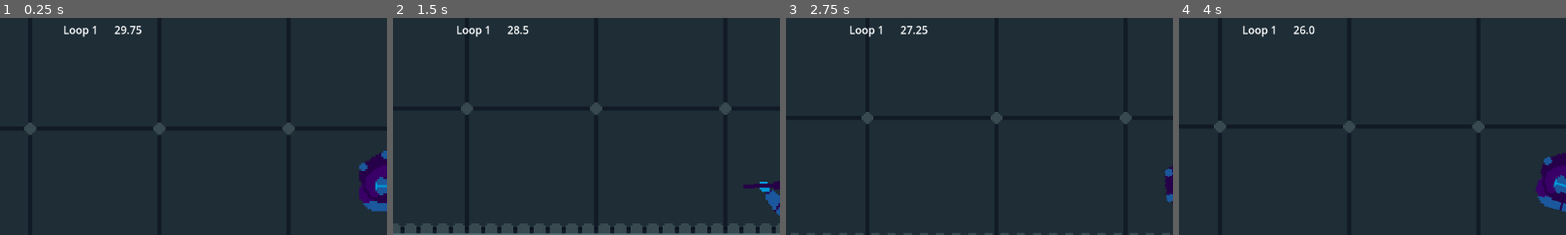
Above: before the commit, frames 1-4 (left to right).
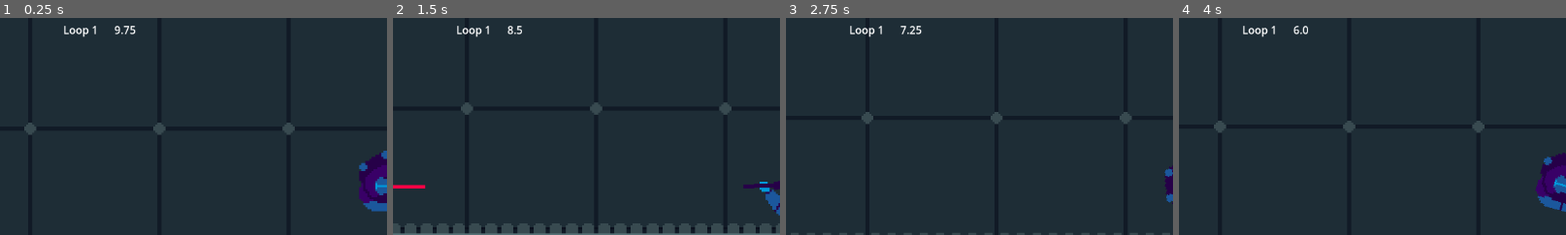
Above: after the commit, the same moments.

Repository: AthertonRoamer/GMTK25
Game: Godot game, scene res://framework/main/main.tscn
Same seed, same stepped clock (60 frames per second), same inputs: the game is played once before the commit and once after it.
Inputs (mouse positions are % of the whole screen's width and height, from its top left):
- Up to frame 1 (0.25 s): no input
- Up to frame 2 (1.5 s): tap Enter at 0.5 s; move the mouse to (72, 45) at 0.52 s; press the mouse at (72, 45) at 0.53 s; hold D (walk_right) 0.53-1.28 s; move the mouse to (30, 55) at 1.27 s; release the mouse at (30, 55) at 1.28 s; hold S (walk_down) from 1.28 s (still down); click (30, 55) at 1.35 s
- Up to frame 3 (2.75 s): move the mouse to (60, 28) at 2.02 s; release S (walk_down) at 2.03 s; press the mouse at (60, 28) at 2.03 s; hold D (walk_right) from 2.03 s (still down); tap W (significant_input) at 2.1 s
- Up to frame 4 (4 s): move the mouse to (45, 70) at 2.77 s; release the mouse at (45, 70) at 2.78 s; click (45, 70) at 2.85 s; move the mouse to (80, 65) at 3.52 s; release D (walk_right) at 3.53 s; press the mouse at (80, 65) at 3.53 s; hold A (walk_left) from 3.53 s (still down)
The pictures show only the part of the screen within x 0-50%, y 12-61%; the shares and areas given below are measured in that part.

The runs differ from the first frame. In frame 1, 0.2% of the frame differs, in the area x 29-37%, y 3-8%; in frame 2, 0.3%, in the area x 0-36%, y 3-79%; in frame 3, 0.2%; in frame 4, 0.2%.

Commit message:
added gun

Diff:
--- a/gmtk25/levels/custom_level.gd
+++ b/gmtk25/levels/custom_level.gd
@@ -30,3 +30,10 @@
 		add_child(loop_manager)
 		push_warning("No loop manager set in level, loading generic one")
 	loop_manager.run_next_loop()
+
+
+func get_map() -> Map:
+	if loop_manager and loop_manager.map:
+		return loop_manager.map
+	else:
+		return null
--- a/gmtk25/levels/maps/map.gd
+++ b/gmtk25/levels/maps/map.gd
@@ -7,4 +7,5 @@
 
 func set_players_active(p_active : bool) -> void:
 	for player in players:
-		player.active = p_active
+		if is_instance_valid(player):
+			player.active = p_active
--- a/gmtk25/levels/test/test_level_1.tscn
+++ b/gmtk25/levels/test/test_level_1.tscn
@@ -4,4 +4,4 @@
 
 [node name="TestLevel1" type="Node2D"]
 script = ExtResource("1_2v3iu")
-loop_time = 30.0
+loop_time = 10.0
--- a/gmtk25/loop_system/loop_manager.gd
+++ b/gmtk25/loop_system/loop_manager.gd
@@ -92,7 +92,7 @@
 	map.set_players_active(false)
 	map.active = false
 	if is_instance_valid(current_player):
-		print("loop manager snagging record")
+		#print("loop manager snagging record")
 		submit_input_record(current_player.input_record)
 	loop_ended.emit()
 	if current_loop == loops_allowed:
--- a/gmtk25/player/player.gd
+++ b/gmtk25/player/player.gd
@@ -48,7 +48,7 @@
 var input_record_read_index : int = 0
 
 func _ready() -> void:
-	add_to_group("damagable")
+	add_to_group("damageable")
 	if set_current_friction_from_slow_down_time:
 		#250 px/sec 250 px/sec / 1 sec = 250 px / sec /sec
 		current_friction = walk_max_speed / current_slow_down_time
@@ -61,6 +61,7 @@
 	if current:
 		input_record = InputRecord.new()
 		input_record.loop_index = Main.level.loop_manager.current_loop
+		$Camera2D.enabled = true
 	else:
 		$Camera2D.enabled = false
 		modulate = Color(Color.WHITE, 0.5)
@@ -171,11 +172,11 @@
 
 
 func take_primary_action(_global_mouse_position : Vector2) -> void:
-	#print("fire")
-	pass
+	$StandardGun.projectile_direction = Vector2.UP	.rotated(rotation)
+	$StandardGun.fire()
 
 
-func take_damage(dmg : float) -> void:
+func take_damage(dmg : float, _damage_type) -> void:
 	health -= dmg
 
 
@@ -185,5 +186,5 @@
 
 func _exit_tree() -> void:
 	if current:
-		print("player submitting record")
+		#print("player submitting record")
 		Main.level.loop_manager.submit_input_record(input_record)
--- a/gmtk25/player/player.tscn
+++ b/gmtk25/player/player.tscn
@@ -1,7 +1,9 @@
-[gd_scene load_steps=5 format=3 uid="uid://bql7743e7e2in"]
+[gd_scene load_steps=7 format=3 uid="uid://bql7743e7e2in"]
 
 [ext_resource type="Script" uid="uid://dyq28pqep14p8" path="res://player/player.gd" id="1_oul6g"]
 [ext_resource type="Texture2D" uid="uid://d0vyncuy087pt" path="res://assets/player_ss.png" id="2_rkbax"]
+[ext_resource type="Script" uid="uid://bgavaplceo5ej" path="res://player/standard_gun.gd" id="3_yw30f"]
+[ext_resource type="PackedScene" uid="uid://jnajxsxwxoer" path="res://projectile/smg_bullet.tscn" id="4_qjkh3"]
 
 [sub_resource type="CircleShape2D" id="CircleShape2D_g1dw6"]
 radius = 13.0
@@ -10,7 +12,7 @@
 radius = 2.23607
 
 [node name="Player" type="CharacterBody2D"]
-collision_layer = 0
+collision_layer = 2
 motion_mode = 1
 script = ExtResource("1_oul6g")
 
@@ -33,3 +35,9 @@
 physics_interpolation_mode = 2
 zoom = Vector2(3, 3)
 position_smoothing_enabled = true
+
+[node name="StandardGun" type="Node2D" parent="." node_paths=PackedStringArray("fire_position_node")]
+position = Vector2(7, -33)
+script = ExtResource("3_yw30f")
+projectile_scene = ExtResource("4_qjkh3")
+fire_position_node = NodePath(".")
--- /dev/null
+++ b/gmtk25/player/standard_gun.gd
@@ -0,0 +1,12 @@
+class_name StandardGun
+extends ProjectileHandler
+
+var target_position : Vector2
+
+func set_up_projectile() -> Projectile:
+	var new_projectile : Projectile = projectile_scene.instantiate()
+	new_projectile.global_position = get_fire_position()
+	new_projectile.direction = projectile_direction
+	new_projectile.rotation = new_projectile.direction.angle()
+	new_projectile.wielder = get_parent()
+	return new_projectile
--- a/gmtk25/project.godot
+++ b/gmtk25/project.godot
@@ -57,6 +57,11 @@
 ]
 }
 
+[layer_names]
+
+2d_physics/layer_1="Obstacles"
+2d_physics/layer_2="Players"
+
 [physics]
 
 common/physics_jitter_fix=0.0
--- /dev/null
+++ b/gmtk25/projectile/projectile.gd
@@ -0,0 +1,74 @@
+class_name Projectile
+extends Area2D
+
+@export var direction : Vector2
+@export var speed : float
+@export var damage : int
+@export var damage_type : String
+@export var wielder : Node2D
+@export var extinguish_on_impact : bool
+@export var extinguish_on_effect_body : bool
+@export var duration_timer : Timer
+@export var duration : float = 0
+@export var impact_knockback : int = 300
+@export var gravity_accel : float = 35
+
+
+var hit_entities : Array[Node] = []
+var velocity : Vector2
+
+func _ready() -> void:
+	direction = direction.normalized()
+	velocity = direction * speed
+	if is_instance_valid(duration_timer) and duration > 0:
+		duration_timer.wait_time = duration
+		duration_timer.timeout.connect(_on_duration_timer_timeout)
+		duration_timer.start()
+	body_entered.connect(_on_body_entered)
+	for body in get_overlapping_bodies():
+		if not hit_entities.has(body) and body != wielder:
+			effect_body(body)
+		if extinguish_on_impact:
+			extinguish()
+
+
+func _on_body_entered(body : Node2D) -> void:
+	if not hit_entities.has(body) and body != wielder:
+		effect_body(body)
+	if extinguish_on_impact and body != wielder:
+		extinguish()
+
+
+func effect_body(body : Node2D) -> void:
+	var extinguish_triggered : bool = false
+	if body.is_in_group("damageable"):
+		body.take_damage(damage, damage_type)
+		hit_entities.append(body)
+		extinguish_triggered = true
+	if body.is_in_group("knockable") and impact_knockback > 0:
+		body.take_knockback(impact_knockback * velocity.normalized())
+		extinguish_triggered = true
+	if extinguish_on_effect_body and extinguish_triggered:
+		extinguish()
+
+
+func _process(delta):
+	update_position(delta)
+
+
+func update_position(delta) -> void:
+	position += velocity * delta
+
+
+
+func update_position_with_gravity(delta) -> void:
+	velocity.y += gravity_accel
+	update_position(delta)
+
+
+func extinguish() -> void:
+	queue_free()
+
+
+func _on_duration_timer_timeout() -> void:
+	extinguish()
--- /dev/null
+++ b/gmtk25/projectile/projectile_handler.gd
@@ -0,0 +1,46 @@
+class_name ProjectileHandler
+extends Node2D
+
+@export var projectile_scene : PackedScene #should extend Projectile
+@export var fire_position_node : Node2D
+
+var projectile_direction : Vector2 = Vector2.RIGHT
+
+var firing_constantly : bool = false
+
+func set_up_projectile() -> Projectile:
+	var new_projectile : Projectile = projectile_scene.instantiate()
+	new_projectile.global_position = get_fire_position()
+	new_projectile.direction = projectile_direction
+	return new_projectile
+
+
+func fire() -> void:
+	if can_fire():
+		fire_projectile()
+
+
+func fire_projectile() -> void:
+	var new_projectile = set_up_projectile()
+	Main.level.get_map().add_child(new_projectile)
+
+
+func get_fire_position() -> Vector2:
+	return fire_position_node.global_position
+
+
+func can_fire() -> bool:
+	return true
+
+
+func begin_firing_constantly() -> void:
+	firing_constantly = true
+
+
+func stop_firing_constantly() -> void:
+	firing_constantly = false
+
+
+func _process(_delta: float) -> void:
+	if firing_constantly:
+		fire()
--- /dev/null
+++ b/gmtk25/projectile/smg_bullet.gd
@@ -0,0 +1,29 @@
+extends Projectile
+class_name SmgBullet
+
+var dying : bool = false
+
+func extinguish() -> void:
+	$AnimationPlayer.play("blow up")
+	dying = true
+
+
+func update_position(delta) -> void:
+	if !dying:
+		position += velocity * delta
+	else:
+		velocity = Vector2.ZERO
+
+
+func _on_animation_player_animation_finished(_anim_name: StringName) -> void:
+	queue_free()
+
+
+func effect_body(body : Node2D) -> void:
+	var extinguish_triggered : bool = false
+	if body.is_in_group("damageable"):
+		body.take_damage(damage, damage_type)
+		hit_entities.append(body)
+		extinguish_triggered = true
+	if extinguish_on_effect_body and extinguish_triggered:
+		extinguish()
--- /dev/null
+++ b/gmtk25/projectile/smg_bullet.tscn
@@ -0,0 +1,197 @@
+[gd_scene load_steps=19 format=3 uid="uid://jnajxsxwxoer"]
+
+[ext_resource type="Script" uid="uid://dbw3wa6fmav0i" path="res://projectile/smg_bullet.gd" id="1_7oadl"]
+[ext_resource type="Texture2D" uid="uid://bkjc81nmv486g" path="res://projectile/Projectiles.png" id="2_q0c1d"]
+
+[sub_resource type="CapsuleShape2D" id="CapsuleShape2D_daedc"]
+radius = 2.0
+height = 50.0
+
+[sub_resource type="CanvasItemMaterial" id="CanvasItemMaterial_g0ebo"]
+particles_animation = true
+particles_anim_h_frames = 8
+particles_anim_v_frames = 2
+particles_anim_loop = false
+
+[sub_resource type="Curve" id="Curve_n0d7x"]
+_data = [Vector2(0, 1), 0.0, 0.0, 0, 0, Vector2(0.653333, 0), 0.0, 0.0, 0, 0]
+point_count = 2
+
+[sub_resource type="CurveTexture" id="CurveTexture_iwvrl"]
+curve = SubResource("Curve_n0d7x")
+
+[sub_resource type="ParticleProcessMaterial" id="ParticleProcessMaterial_1brg8"]
+particle_flag_disable_z = true
+direction = Vector3(-1, 0, 0)
+spread = 2.528
+initial_velocity_min = 102.15
+initial_velocity_max = 215.05
+gravity = Vector3(0, 0, 0)
+alpha_curve = SubResource("CurveTexture_iwvrl")
+
+[sub_resource type="CanvasItemMaterial" id="CanvasItemMaterial_61q2t"]
+particles_animation = true
+particles_anim_h_frames = 8
+particles_anim_v_frames = 2
+particles_anim_loop = false
+
+[sub_resource type="Animation" id="Animation_vjwq2"]
+length = 0.001
+tracks/0/type = "value"
+tracks/0/imported = false
+tracks/0/enabled = true
+tracks/0/path = NodePath("hit:emitting")
+tracks/0/interp = 1
+tracks/0/loop_wrap = true
+tracks/0/keys = {
+"times": PackedFloat32Array(0),
+"transitions": PackedFloat32Array(1),
+"update": 1,
+"values": [false]
+}
+tracks/1/type = "value"
+tracks/1/imported = false
+tracks/1/enabled = true
+tracks/1/path = NodePath("Sprite2D:visible")
+tracks/1/interp = 1
+tracks/1/loop_wrap = true
+tracks/1/keys = {
+"times": PackedFloat32Array(0),
+"transitions": PackedFloat32Array(1),
+"update": 1,
+"values": [true]
+}
+
+[sub_resource type="Animation" id="Animation_y67cr"]
+resource_name = "blow up"
+length = 0.3
+tracks/0/type = "value"
+tracks/0/imported = false
+tracks/0/enabled = true
+tracks/0/path = NodePath("hit:emitting")
+tracks/0/interp = 1
+tracks/0/loop_wrap = true
+tracks/0/keys = {
+"times": PackedFloat32Array(0),
+"transitions": PackedFloat32Array(1),
+"update": 1,
+"values": [true]
+}
+tracks/1/type = "value"
+tracks/1/imported = false
+tracks/1/enabled = true
+tracks/1/path = NodePath("Sprite2D:visible")
+tracks/1/interp = 1
+tracks/1/loop_wrap = true
+tracks/1/keys = {
+"times": PackedFloat32Array(0),
+"transitions": PackedFloat32Array(1),
+"update": 1,
+"values": [false]
+}
+
+[sub_resource type="AnimationLibrary" id="AnimationLibrary_xhjti"]
+_data = {
+&"RESET": SubResource("Animation_vjwq2"),
+&"blow up": SubResource("Animation_y67cr")
+}
+
+[sub_resource type="CanvasItemMaterial" id="CanvasItemMaterial_3ctt8"]
+particles_animation = true
+particles_anim_h_frames = 8
+particles_anim_v_frames = 1
+particles_anim_loop = false
+
+[sub_resource type="CompressedTexture2D" id="CompressedTexture2D_nalc4"]
+
+[sub_resource type="Gradient" id="Gradient_qq4gb"]
+colors = PackedColorArray(1, 1, 1, 1, 0.321728, 0.321728, 0.321728, 1)
+
+[sub_resource type="GradientTexture1D" id="GradientTexture1D_ov85m"]
+gradient = SubResource("Gradient_qq4gb")
+
+[sub_resource type="Curve" id="Curve_mxj4l"]
+_data = [Vector2(0.473333, 1), 0.0, 0.0, 0, 0, Vector2(1, 0), 0.0, 0.0, 0, 0]
+point_count = 2
+
+[sub_resource type="CurveTexture" id="CurveTexture_ioued"]
+curve = SubResource("Curve_mxj4l")
+
+[sub_resource type="ParticleProcessMaterial" id="ParticleProcessMaterial_54rnq"]
+particle_flag_disable_z = true
+spread = 180.0
+initial_velocity_min = 86.02
+initial_velocity_max = 150.54
+gravity = Vector3(0, 0, 0)
+damping_max = 100.0
+scale_curve = SubResource("CurveTexture_ioued")
+color_ramp = SubResource("GradientTexture1D_ov85m")
+
+[node name="smg_bullet" type="Area2D" node_paths=PackedStringArray("duration_timer")]
+collision_layer = 0
+collision_mask = 3
+script = ExtResource("1_7oadl")
+speed = 1600.0
+damage = 2
+extinguish_on_impact = true
+extinguish_on_effect_body = true
+duration_timer = NodePath("lifespan")
+duration = 10.0
+impact_knockback = 100
+
+[node name="Sprite2D" type="Sprite2D" parent="."]
+texture_filter = 1
+scale = Vector2(1.75, 1.75)
+texture = ExtResource("2_q0c1d")
+hframes = 8
+frame = 2
+
+[node name="CollisionShape2D" type="CollisionShape2D" parent="."]
+visible = false
+rotation = -1.5708
+shape = SubResource("CapsuleShape2D_daedc")
+
+[node name="lifespan" type="Timer" parent="."]
+
+[node name="GPUParticles2D" type="GPUParticles2D" parent="."]
+visible = false
+texture_filter = 1
+material = SubResource("CanvasItemMaterial_g0ebo")
+position = Vector2(-12, 0)
+amount = 32
+texture = ExtResource("2_q0c1d")
+lifetime = 0.3
+process_material = SubResource("ParticleProcessMaterial_1brg8")
+
+[node name="PointLight2D" type="PointLight2D" parent="."]
+visible = false
+material = SubResource("CanvasItemMaterial_61q2t")
+position = Vector2(18, 0)
+texture = ExtResource("2_q0c1d")
+
+[node name="AnimationPlayer" type="AnimationPlayer" parent="."]
+libraries = {
+&"": SubResource("AnimationLibrary_xhjti")
+}
+
+[node name="hit" type="GPUParticles2D" parent="."]
+z_index = 10
+z_as_relative = false
+texture_filter = 1
+material = SubResource("CanvasItemMaterial_3ctt8")
+position = Vector2(21, 0)
+scale = Vector2(0.5, 0.295)
+emitting = false
+amount = 24
+texture = SubResource("CompressedTexture2D_nalc4")
+one_shot = true
+speed_scale = 4.0
+explosiveness = 0.75
+process_material = SubResource("ParticleProcessMaterial_54rnq")
+
+[node name="shoot" type="AudioStreamPlayer2D" parent="."]
+volume_db = -17.333
+autoplay = true
+max_distance = 500.0
+
+[connection signal="animation_finished" from="AnimationPlayer" to="." method="_on_animation_player_animation_finished"]
Not shown, added: gmtk25/player/standard_gun.gd.uid
Binary file added: gmtk25/projectile/Projectiles.png
Not shown, added: gmtk25/projectile/Projectiles.png.import
Not shown, added: gmtk25/projectile/projectile.gd.uid
Not shown, added: gmtk25/projectile/projectile_handler.gd.uid
Not shown, added: gmtk25/projectile/smg_bullet.gd.uid
